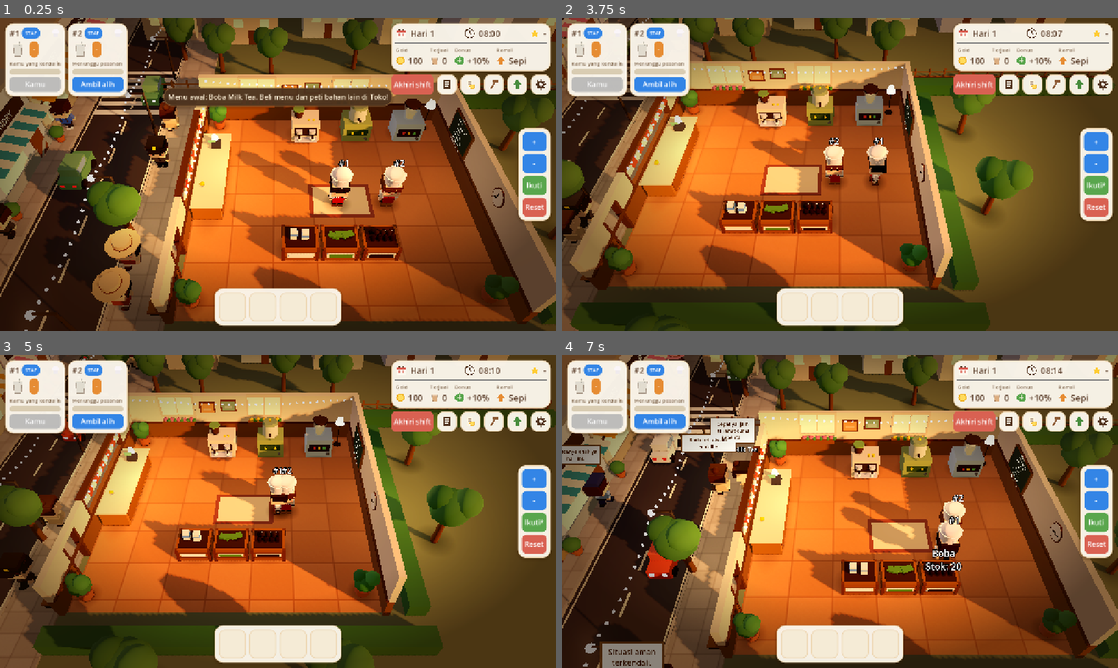
Above: before the commit, frames 1-4 (two rows, left to right).
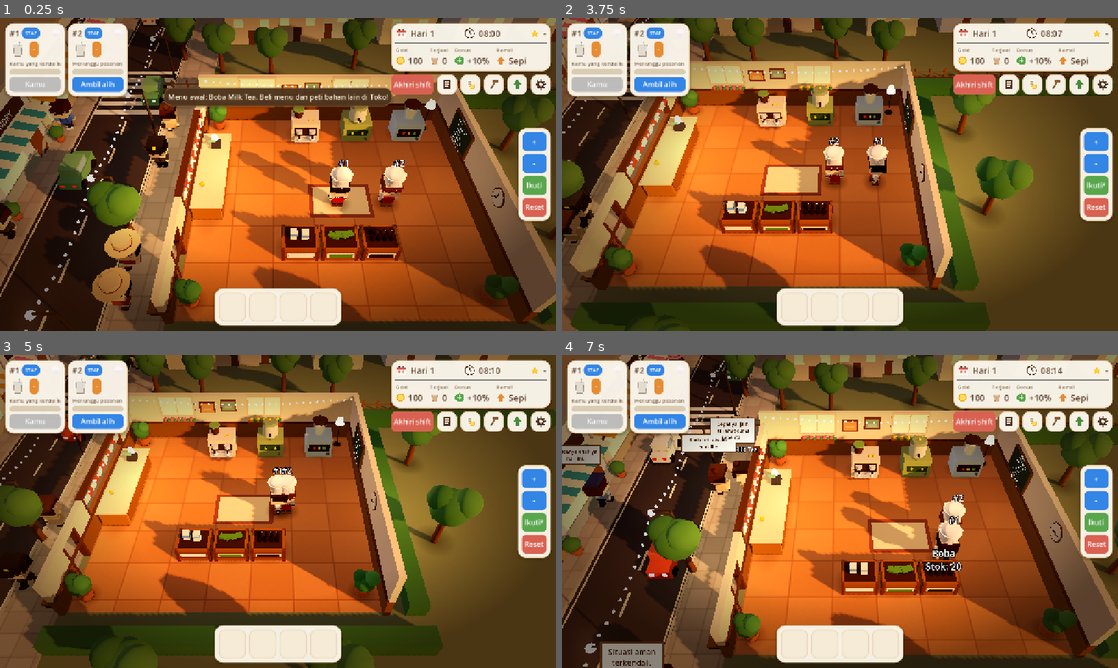
Above: after the commit, the same moments.

Repository: LowSock/Caffe.io
Game: Godot game, scene res://main.tscn
Same seed, same stepped clock (60 frames per second), same inputs: the game is played once before the commit and once after it.
Inputs (mouse positions are in pixels of both pictures, inside the frame that each line leads up to):
- Up to frame 1 (0.25 s): no input
- Up to frame 2 (3.75 s): tap Enter at 0.5 s; move the mouse to (962, 158) at 0.52 s; hold D 0.53-1.25 s; tap E at 0.6 s; click (962, 158) at 0.67 s; tap Space at 0.77 s; drag from (728, 190) to (812, 237) at 1.27 s; move the mouse to (895, 105) at 2.02 s; hold D 2.03-2.75 s; tap R at 2.1 s; drag from (812, 237) to (673, 127) at 2.77 s; move the mouse to (1006, 221) at 3.52 s; hold A from 3.53 s (still down); tap F at 3.6 s
- Up to frame 3 (5 s): tap Space at 3.77 s; release A at 4.25 s; drag from (111, 464) to (194, 433) at 4.27 s
- Up to frame 4 (7 s): move the mouse to (867, 511) at 5.02 s; hold S 5.03-5.75 s; tap E at 5.1 s; click (867, 511) at 5.17 s; drag from (756, 433) to (728, 527) at 5.77 s; move the mouse to (962, 495) at 6.52 s; hold W from 6.53 s (still down); tap R at 6.6 s; tap Space at 6.77 s

The runs differ from the first frame. In frame 1, 0.7% of the frame differs, in the area x 20-58%, y 0-8%; in frame 2, 0.2%; in frame 3, 0.2%; in frame 4, 0.7%, in the area x 21-58%, y 0-8%.

Commit message:
Update environment.gd

Diff:
--- a/scripts/world/environment.gd
+++ b/scripts/world/environment.gd
@@ -551,7 +551,7 @@
 	_house(Vector3(-6.0, 0.0, -16.5), Color(0.92, 0.82, 0.68), Color(0.6, 0.3, 0.25))
 	_house(Vector3(0.0, 0.0, -17.5), Color(0.82, 0.88, 0.8), Color(0.35, 0.4, 0.5))
 	_house(Vector3(6.0, 0.0, -16.5), Color(0.95, 0.88, 0.72), Color(0.5, 0.3, 0.2))
-	_house(Vector3(-12.5, 0.0, -17.0), Color(0.88, 0.8, 0.7), Color(0.45, 0.35, 0.3))
+	_house(Vector3(-2.5, 0.0, -17.0), Color(0.88, 0.8, 0.7), Color(0.45, 0.35, 0.3))
 	_house(Vector3(12.0, 0.0, -17.0), Color(0.82, 0.86, 0.92), Color(0.55, 0.3, 0.3))
 	_house(Vector3(18.0, 0.0, -17.0), Color(0.9, 0.84, 0.7), Color(0.4, 0.3, 0.3))
 
